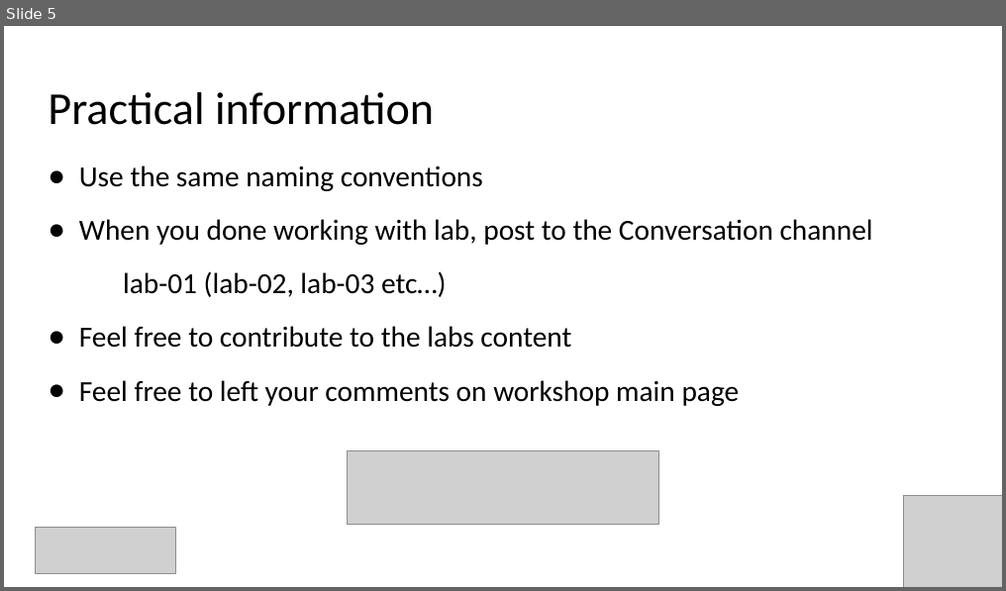
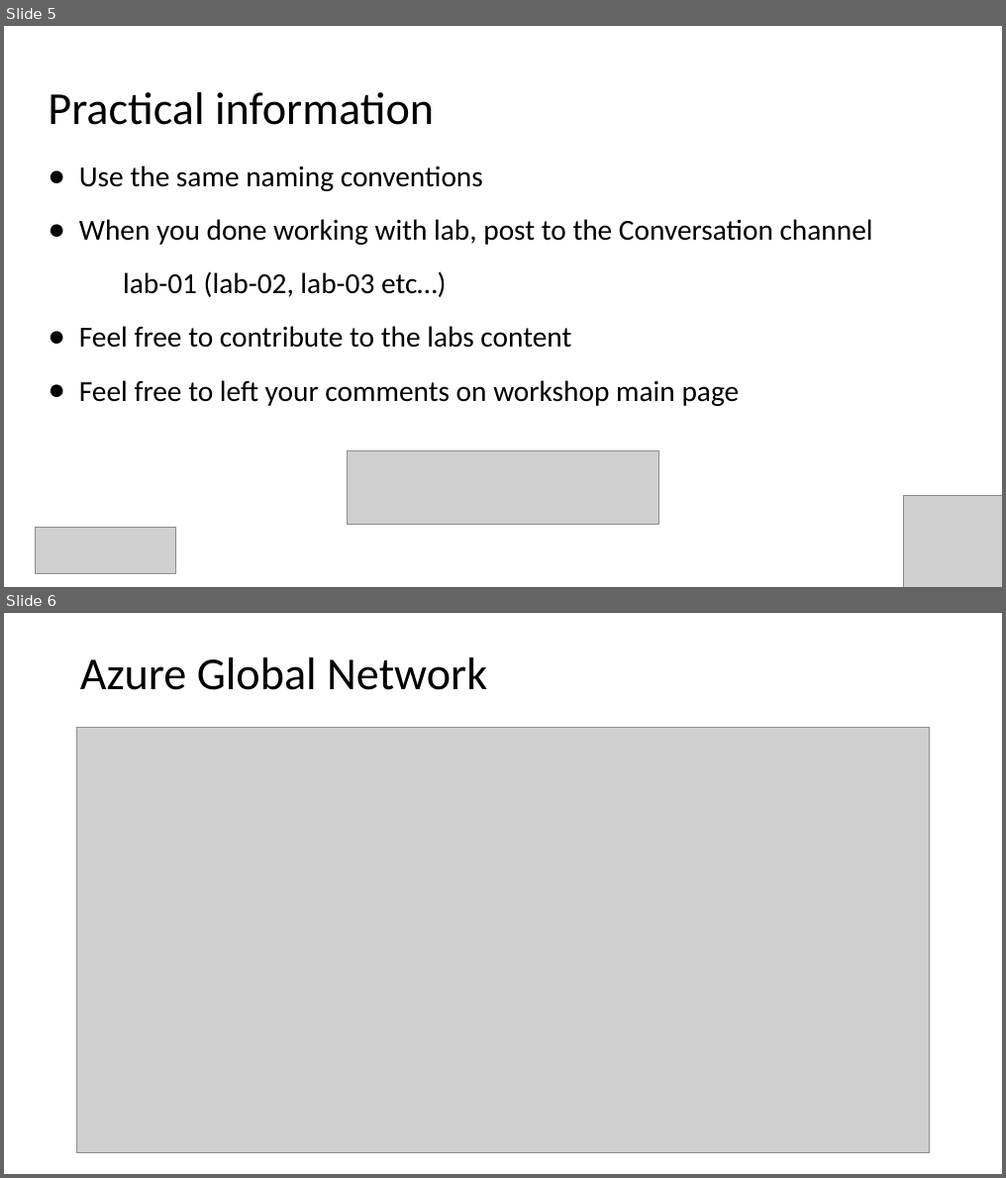
Before and after one commit to Infrastructure-AsCode/azure-private-links-labs, a slide deck: slides/private-links.pptx. Shown one above the other, each under a label of ours: slide 5 before the commit, slides 5 and 6 after it. The pictures are 1006x591 and 1006x1178 pixels, drawn with LibreOffice and Linux fonts; fonts in the diff are those of the drawing; grey boxes stand for pictures. Boxes give left, top, right and bottom in pixels: in the first picture for what was removed or moved away, otherwise in the second. Text is boxed around its words. In the diff, an @@ line names an element or a change of style, - is before the commit and + after.

```diff
--- a/slides/private-links.pptx
+++ b/slides/private-links.pptx
@@ slide 6 added at box(4, 613, 1002, 1174), background #FFFFFF @@
@@ title added at box(80, 658, 487, 690), 44 pt, text #000000 @@
+Azure Global Network
@@ picture added at box(76, 727, 930, 1153) @@
```
Also in this commit, not shown: 16 other slides added, 2 other files.
